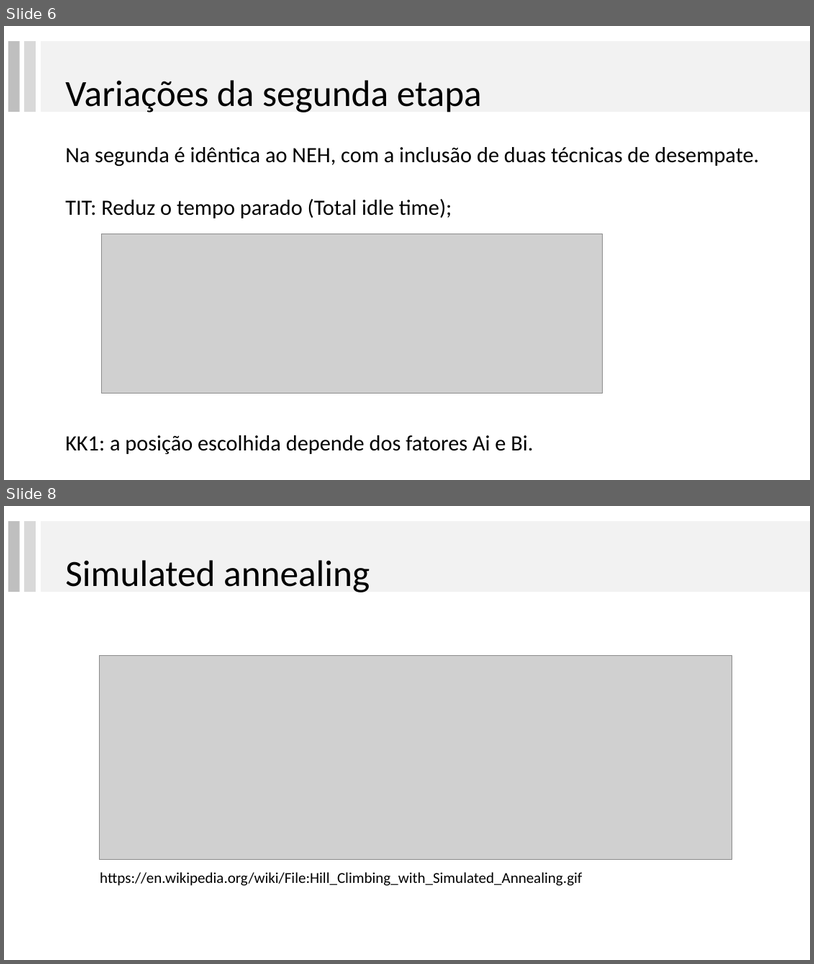
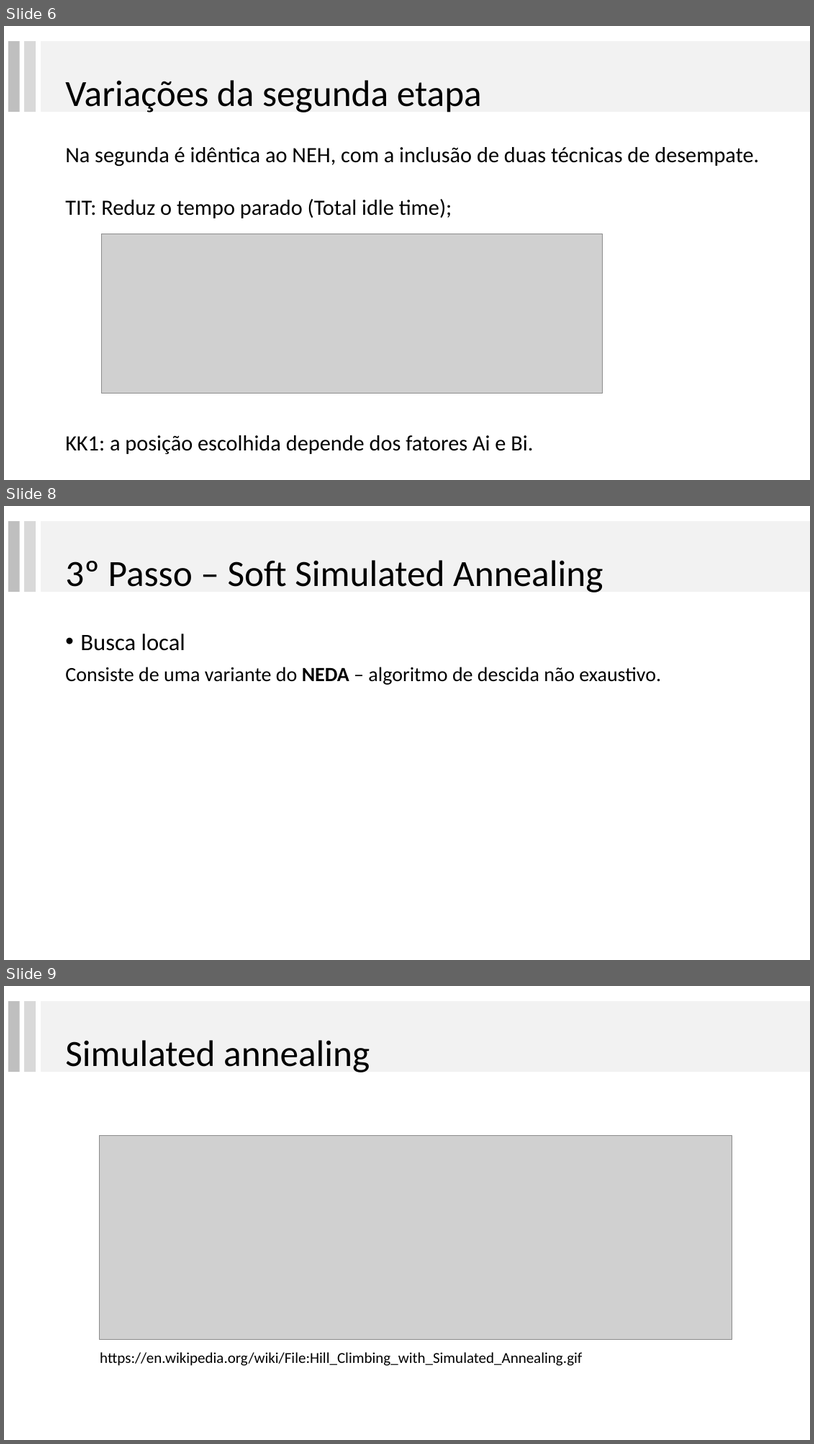
Before and after one commit to lpbiasoto/metaheuristicas, a slide deck: ApresentacaoRibas/apresentaçãoRibas_JHA.pptx. Shown one above the other, each under a label of ours: slides 6 and 8 before the commit, slides 6, 8 and 9 after it; the slides between them are not shown. The pictures are 814x964 and 814x1444 pixels, drawn with LibreOffice and Linux fonts; fonts in the diff are those of the drawing; grey boxes stand for pictures. Boxes give left, top, right and bottom in pixels: in the first picture for what was removed or moved away, otherwise in the second. Text is boxed around its words. In the diff, an @@ line names an element or a change of style, - is before the commit and + after.

```diff
--- a/ApresentacaoRibas/apresentaçãoRibas_JHA.pptx
+++ b/ApresentacaoRibas/apresentaçãoRibas_JHA.pptx
@@ slide 8 added at [4,506,810,960], background #FFFFFF @@
@@ rectangle added at [8,521,20,592], fill #BFBFBF @@
@@ rectangle added at [24,521,36,592], fill #D9D9D9 @@
@@ rectangle added at [41,521,810,592], fill #F2F2F2 @@
@@ title added at [65,560,603,592], 44 pt, text #000000 @@
+3º Passo – Soft Simulated Annealing
@@ text added at [65,633,661,685], 24 pt, text #000000 @@
+• Busca local
+Consiste de uma variante do NEDA – algoritmo de descida não exaustivo.
@@ what was slide 8 is now slide 9 @@
```
Also in this commit, not shown: 4 slides changed, 5 other slides added, 1 slide removed.
